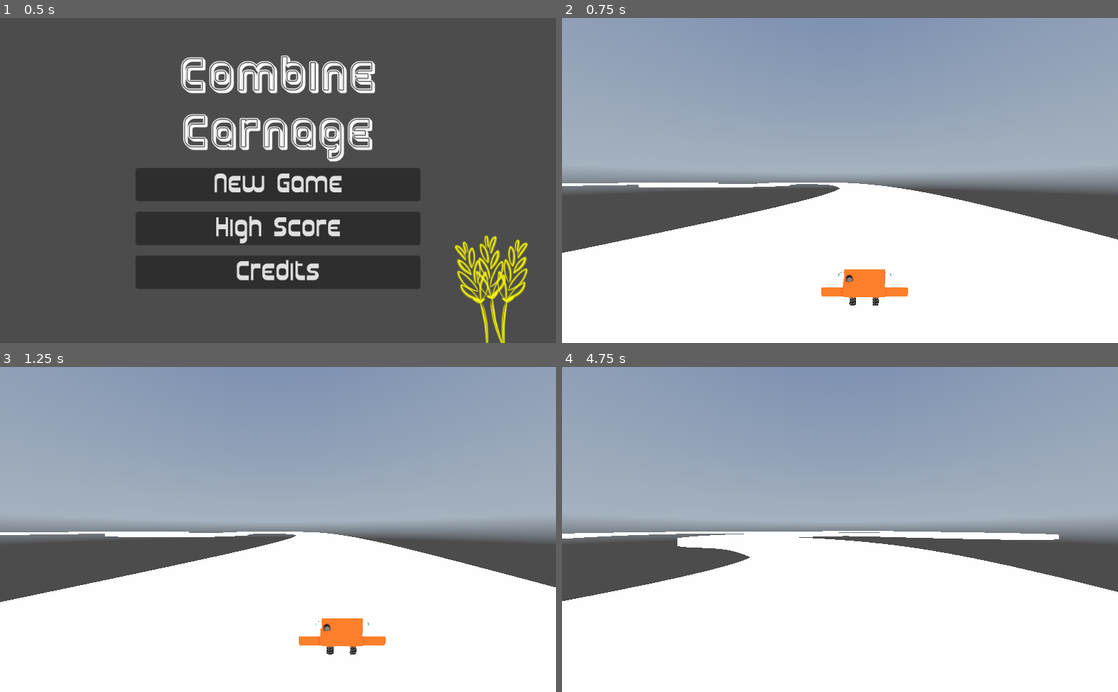
Above: before the commit, frames 1-4 (two rows, left to right).
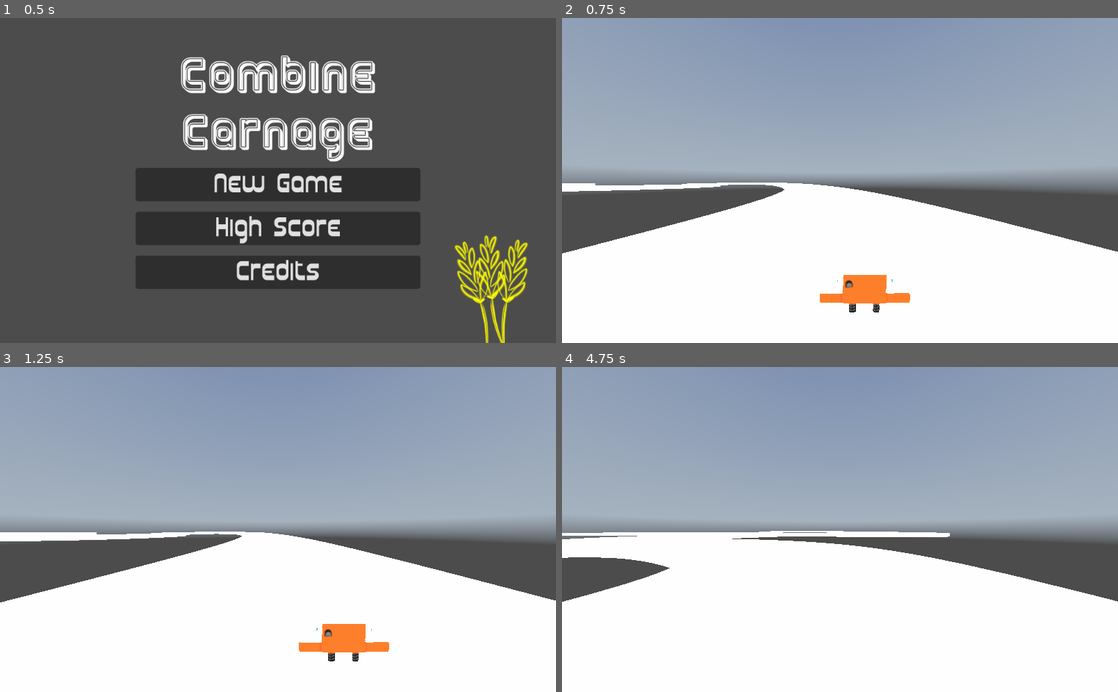
Above: after the commit, the same moments.

Repository: Timendus/ld52
Game: Godot game, scene res://MainMenu.tscn
The game is run twice, just before and just after one commit, with the same random seed, the same clock (stepped at 60 frames per second) and the same inputs. A sky picture missing from this copy of the repository is replaced by a grey-blue gradient. Sound files missing from this copy of the repository are replaced by a short silence.
Inputs:
- Up to frame 1 (0.5 s): no input
- Up to frame 2 (0.75 s): click "New Game" at 0.5 s
- Up to frame 3 (1.25 s): no input
- Up to frame 4 (4.75 s): hold Right (right) 1.28-2.03 s; hold Left (left) 2.03-2.78 s; hold Right (right) 2.78-3.53 s; hold Up (forward) 3.53-4.28 s; hold Left (left) from 4.28 s (still down)

Frame 1 is identical in both runs. In frame 2, 4.1% of the frame differs, in the area x 0-100%, y 50-91%; in frame 3, 4.2%; in frame 4, 4.7%, in the area x 0-100%, y 50-73%.

Commit message:
player movement textures

Diff:
--- a/PathFollow.gd
+++ b/PathFollow.gd
@@ -1,23 +1,6 @@
 extends PathFollow
 
 export var forwardSpeed = 30
-export var strafeSpeed = 2
-export var driftFactor = 100
-var previousDirection = null
 
-
-# Called when the node enters the scene tree for the first time.
-func _ready():
-	pass # Replace with function body.
-
-
-# Called every frame. 'delta' is the elapsed time since the previous frame.
 func _process(delta):
 	offset += delta * forwardSpeed
-	var steering = (1 if Input.is_action_pressed("right") else 0) - (1 if Input.is_action_pressed("left") else 0)
-	var player = get_node("Player")
-	var drift = transform.basis.x.dot(previousDirection.rotated(Vector3.UP, PI/2)) if previousDirection != null else 0
-	var slide = strafeSpeed * steering + drift * driftFactor
-	player.translate_object_local(Vector3.FORWARD * delta * slide)
-
-	previousDirection = transform.basis.x
--- a/Player.gd
+++ b/Player.gd
@@ -1,14 +1,34 @@
 extends RigidBody
+
+export var strafeSpeed = 2
+export var driftFactor = 100
+export var forwardTexture: Texture
+export var slideRightTexture: Texture
+export var slideLeftTexture: Texture
+var previousDirection = null
 
 func _ready():
 	pass # Replace with function body.
 
 
 func _process(delta):
-	if Input.is_action_pressed("forward"):
-		apply_central_impulse(global_transform.basis.x * 100 * delta)
+	var currentDirection = get_parent().transform.basis.x
 	var steering = (1 if Input.is_action_pressed("right") else 0) - (1 if Input.is_action_pressed("left") else 0)
-	apply_torque_impulse(Vector3(0, -1, 0) * steering * 0.01)
+	var drift = currentDirection.dot(previousDirection.rotated(Vector3.UP, PI/2)) if previousDirection != null else 0
+	var slide = strafeSpeed * steering + drift * driftFactor
+	get_node(".").translate_object_local(Vector3.FORWARD * delta * slide)
+
+	previousDirection = currentDirection
+
+	var texture = forwardTexture
+	if steering > 0:
+		texture = slideRightTexture
+	elif steering < 0:
+		texture = slideLeftTexture
+
+
+	get_node("MeshInstance").get_surface_material(0).albedo_texture = texture
+
 
 func _process_physics(delta):
 	pass
--- a/main.tscn
+++ b/main.tscn
@@ -1,9 +1,11 @@
-[gd_scene load_steps=11 format=2]
+[gd_scene load_steps=13 format=2]
 
 [ext_resource path="res://PathFollow.gd" type="Script" id=1]
 [ext_resource path="res://assets/images/straight.png" type="Texture" id=2]
 [ext_resource path="res://Player.gd" type="Script" id=3]
+[ext_resource path="res://assets/images/right.png" type="Texture" id=4]
 [ext_resource path="res://assets/images/sky.png" type="Texture" id=5]
+[ext_resource path="res://assets/images/left.png" type="Texture" id=6]
 
 [sub_resource type="PanoramaSky" id=9]
 panorama = ExtResource( 5 )
@@ -61,7 +63,7 @@
 path_joined = true
 
 [node name="PathFollow" type="PathFollow" parent="Track level 1/Path"]
-transform = Transform( 0.0757261, 5.28737e-06, 0.997129, -7.33272e-05, 1, 2.66161e-07, -0.997129, -7.31368e-05, 0.0757261, -63.8448, 0.996417, -43.1413 )
+transform = Transform( 0.407273, 1.12876e-05, 0.913307, -4.02405e-05, 1, 5.58546e-06, -0.913307, -3.90268e-05, 0.407273, -63.8448, 0.996417, -43.1412 )
 v_offset = 1.0
 script = ExtResource( 1 )
 
@@ -71,6 +73,9 @@
 linear_damp = 10.0
 angular_damp = 10.0
 script = ExtResource( 3 )
+forwardTexture = ExtResource( 2 )
+slideRightTexture = ExtResource( 4 )
+slideLeftTexture = ExtResource( 6 )
 
 [node name="MeshInstance" type="MeshInstance" parent="Track level 1/Path/PathFollow/Player"]
 transform = Transform( -4.37114e-08, 0, 1, 0, 0.74842, 0, -1, 0, -4.37114e-08, 0, 0.195406, 0 )
@@ -83,7 +88,7 @@
 shape = SubResource( 5 )
 
 [node name="Camera" type="Camera" parent="Track level 1/Path/PathFollow"]
-transform = Transform( -5.96046e-08, -2.18279e-11, 1, 0, 1, 4.00178e-11, -1, 3.45608e-11, -5.96046e-08, 1.666, 1.285, 0.007 )
+transform = Transform( -5.96046e-08, -2.18279e-11, 1, 0, 1, 4.00178e-11, -1, 3.45608e-11, -5.96046e-08, 1.6, 1.3, 0 )
 current = true
 fov = 90.0
 size = 5.0
